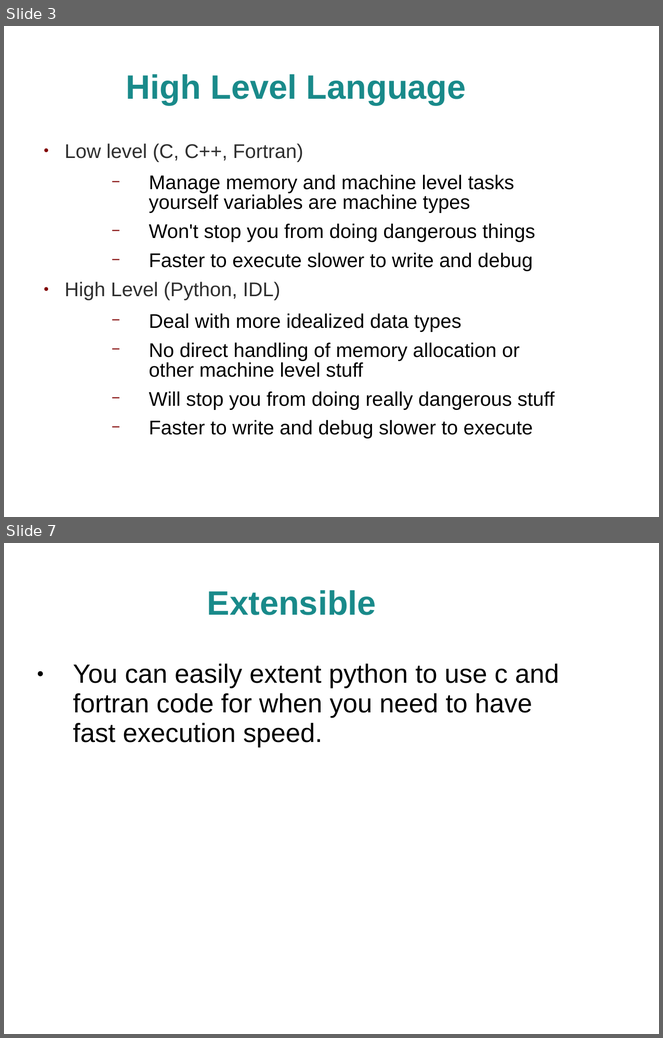
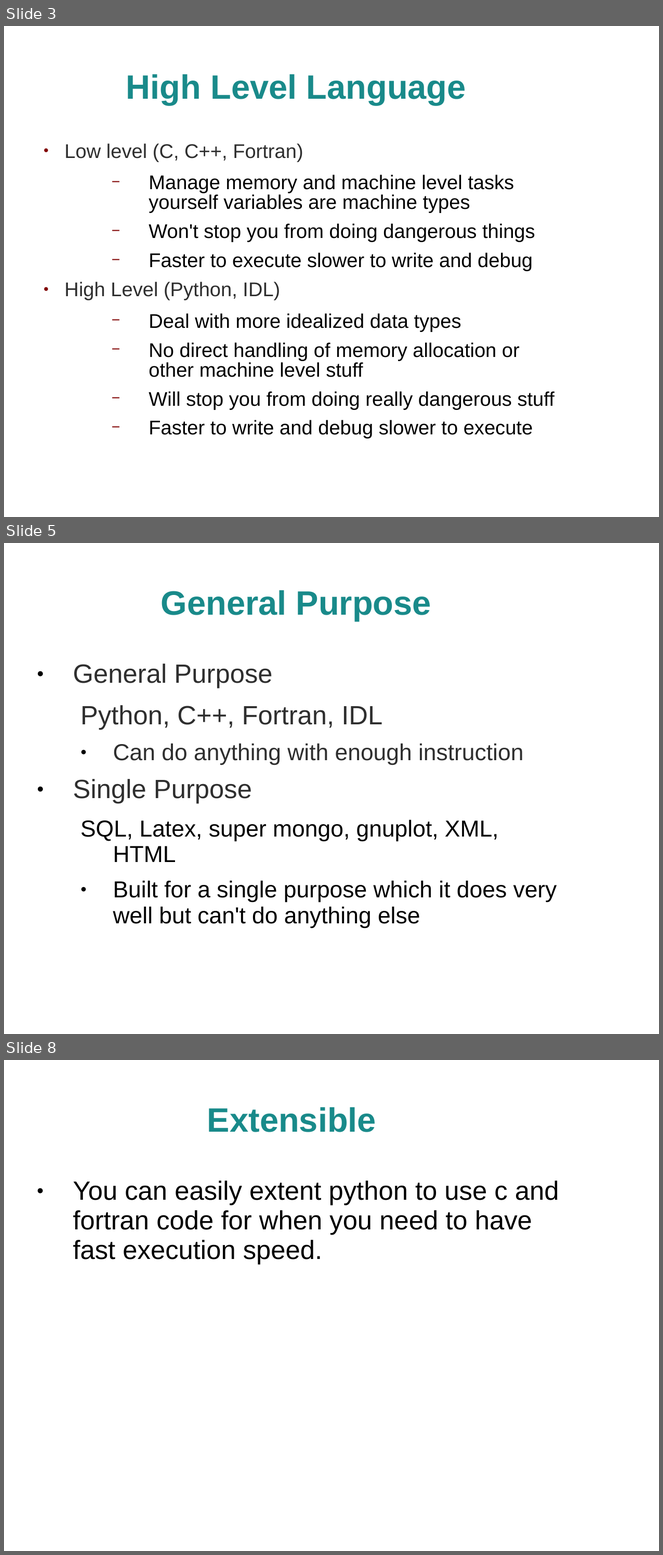
Before and after one commit to AstroJuniorResearcherMeetings/RSG_2014, a slide deck: Programming/python/About Python.ppt. Shown one above the other, each under a label of ours: slides 3 and 7 before the commit, slides 3, 5 and 8 after it; the slides between them are not shown. The pictures are 663x1038 and 663x1555 pixels, drawn with LibreOffice and Linux fonts; fonts in the diff are those of the drawing; background and template pictures are left out. Boxes give left, top, right and bottom in pixels: in the first picture for what was removed or moved away, otherwise in the second. Text is boxed around its words. In the diff, an @@ line names an element or a change of style, - is before the commit and + after.

```diff
--- a/Programming/python/About Python.ppt
+++ b/Programming/python/About Python.ppt
@@ slide 5 added at box(4, 543, 659, 1034), background picture (left out) @@
@@ title added at box(161, 590, 431, 621), 41 pt, text #198A8A, bold @@
+General Purpose
@@ text added at box(73, 664, 557, 928), 28 pt, text #000000 @@
+● General Purpose
+  Python, C++, Fortran, IDL
+  ● Can do anything with enough instruction
+● Single Purpose
+  SQL, Latex, super mongo, gnuplot, XML, HTML
+  ● Built for a single purpose which it does very well but can't do anything else
@@ what was slide 7 is now slide 8 @@
```
Also in this commit, not shown: 3 slides changed, 8 other files.
